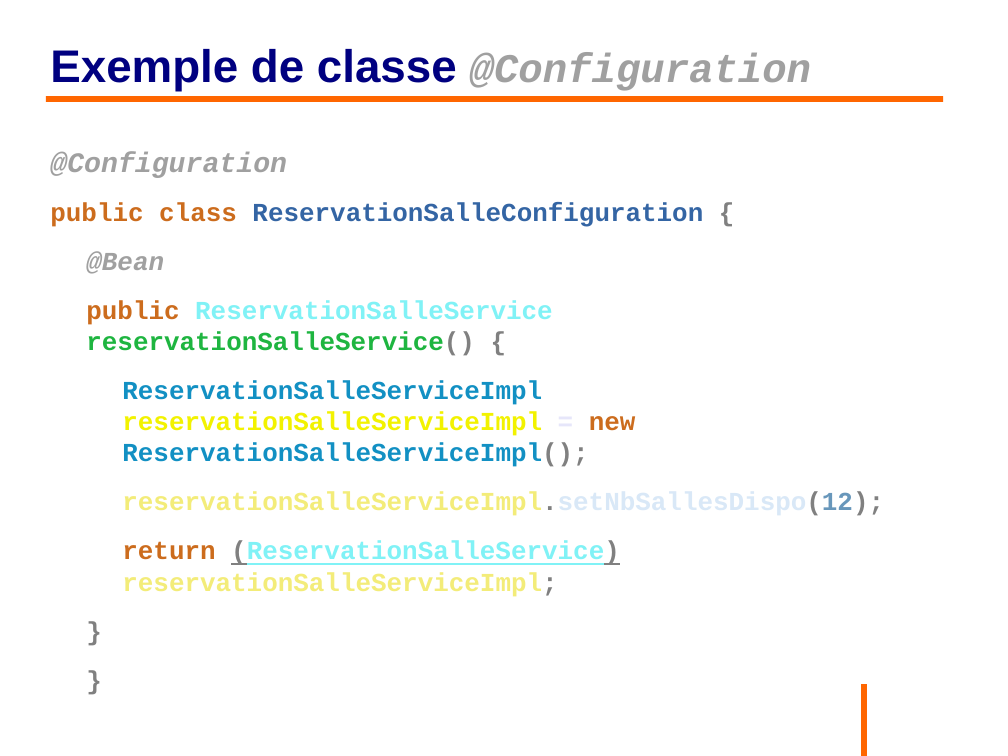
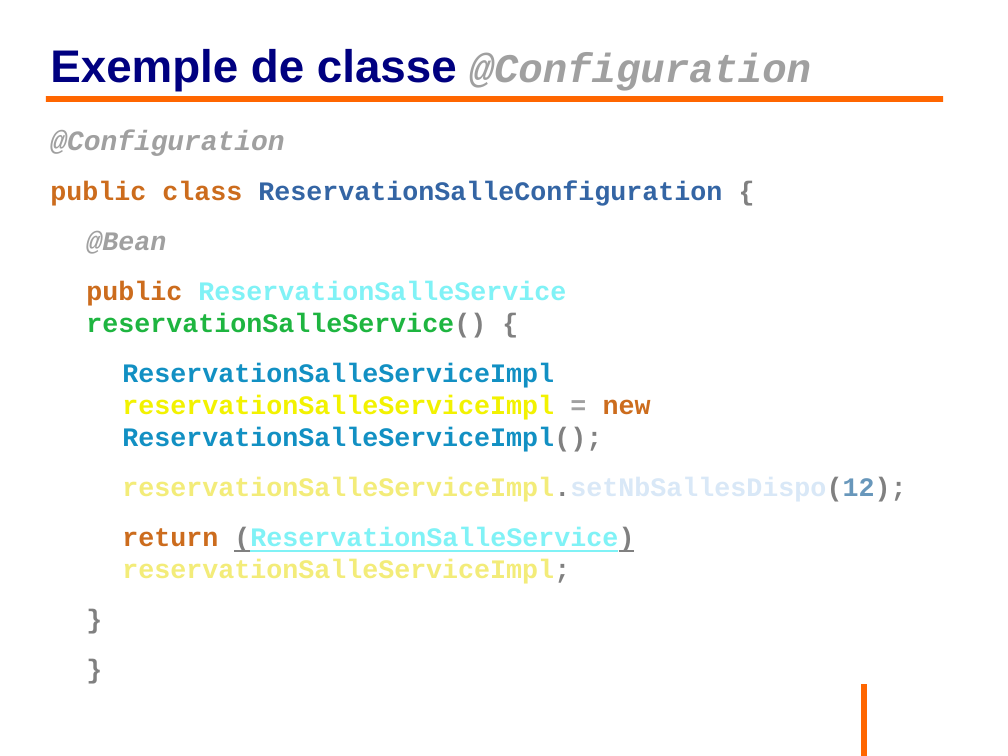
Before and after one commit to philphils/formation-spring, a slide deck: slide 70 of Documentation/diapo_formation_spring.odp. Drawn at 1008x756 pixels with LibreOffice and Linux fonts; fonts in the diff are those of the drawing; background and template pictures are left out. Boxes give left, top, right and bottom in pixels: in the first picture for what was removed or moved away, otherwise in the second. Text is boxed around its words. In the diff, an @@ line names an element or a change of style, - is before the commit and + after.

```diff
--- a/Documentation/diapo_formation_spring.odp
+++ b/Documentation/diapo_formation_spring.odp
@@ text "@Configuration" at (x1=50, y1=130, x2=906, y2=584): size 22.2 to 22 pt in "@Configuration"; size 20.4 to 21 pt; text colour #E6E6FA to #A0A0A0 in "="; vertical alignment top to middle @@
```
Also in this commit, not shown: 14 other slides changed, 18 slides added.
